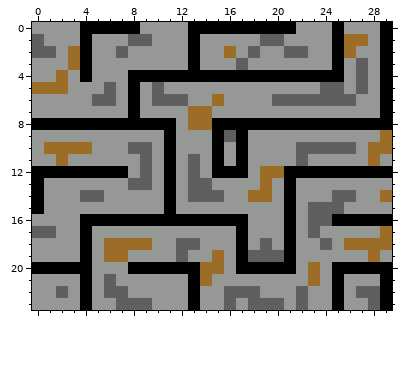
Edited in one commit: pixel-art sprite (levels/level3.png). The first picture shows the starting point.
The file is 30x24 pixels.
And afterwards:
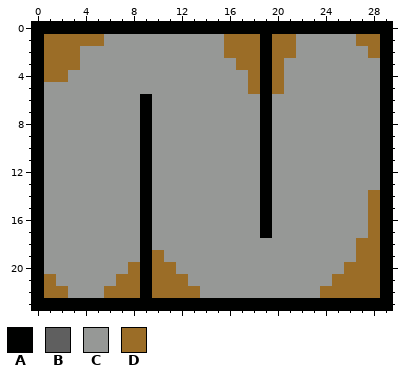
Palette (. is transparent): A #000100  B #5f5f5f  C #969896  D #9b6d27
Diff:
@@ x 0..29 @@
- 0 CCCCAAAAACCCCAAAAAAAAACCCACCCA
- 1 BCCCACCCBBCCCACCCCCBBCCCCADDCA
- 2 BBCDACCBCCCCCACCDCBCCBBCCADCCA
- 3 CCCDACCCCCCCCACCCBCCCCCCCACBCA
- 4 CCDCACCCAAAAAAAAAAAAAAAAAACBCA
- 5 DDDCCCBCACBCCCCCCCCCCCCCBBCBCA
- 6 CCCCCBBCACBBBCCDCCCCBBBBBBBCCA
- 7 CCCCCCCCACCCCDDCCCCCCCCCCCCCCA
- 8 AAAAAAAAAAAACDDAAAAAAAAAAAAAAA
- 9 CCCCCCCCCCCACCCABACCCCCCCCCCCD
-10 CDDDDCCCBBCACCCACACCCCBBBBBCDD
-11 CCDCCCCCCBCACBCACACCCCBCCCCCDC
-12 AAAAAAAACBCACBCAAACDDAAAAAAAAA
-13 ACCCCCCCBBCACBBCCCCDCACCCCCCCC
-14 ACCCBBCCCCCACBBBCCDDCACCCBBCCD
-15 ACCCCCCCCCCACCCCCCCCCACBBBCCCC
-16 CCCCAAAAAAAAAAAAAACCCACBBAAAAA
-17 BBCCACCCCCCCCCCCCACCCACBCCCCCD
-18 CCCCACDDDDCCBBCCCACBCACCBCDDDD
-19 CCCCACDDCCCCBCCDCABBBACCCCCCDC
-20 AAAAACCCAAAAAADDCAAAAACDCAAAAA
-21 CCCCACBCCCCCCADCCCCCCCCDCACCCA
-22 CCBCACBBCCCCCACCBBBCCCBCCACBBA
-23 CCCCACCBBBCCCACCBCBBBCBCCACCBA
+ 0 AAAAAAAAAAAAAAAAAAAAAAAAAAAAAA
+ 1 ADDDDDCCCCCCCCCCDDDADDCCCCCDDA
+ 2 ADDDCCCCCCCCCCCCDDDADDCCCCCCDA
+ 3 ADDDCCCCCCCCCCCCCDDADCCCCCCCCA
+ 4 ADDCCCCCCCCCCCCCCCDADCCCCCCCCA
+ 5 ACCCCCCCCCCCCCCCCCDADCCCCCCCCA
+ 6 ACCCCCCCCACCCCCCCCCACCCCCCCCCA
+ 7 ACCCCCCCCACCCCCCCCCACCCCCCCCCA
+ 8 ACCCCCCCCACCCCCCCCCACCCCCCCCCA
+ 9 ACCCCCCCCACCCCCCCCCACCCCCCCCCA
+10 ACCCCCCCCACCCCCCCCCACCCCCCCCCA
+11 ACCCCCCCCACCCCCCCCCACCCCCCCCCA
+12 ACCCCCCCCACCCCCCCCCACCCCCCCCCA
+13 ACCCCCCCCACCCCCCCCCACCCCCCCCCA
+14 ACCCCCCCCACCCCCCCCCACCCCCCCCDA
+15 ACCCCCCCCACCCCCCCCCACCCCCCCCDA
+16 ACCCCCCCCACCCCCCCCCACCCCCCCCDA
+17 ACCCCCCCCACCCCCCCCCACCCCCCCCDA
+18 ACCCCCCCCACCCCCCCCCCCCCCCCCDDA
+19 ACCCCCCCCADCCCCCCCCCCCCCCCCDDA
+20 ACCCCCCCDADDCCCCCCCCCCCCCCDDDA
+21 ADCCCCCDDADDDCCCCCCCCCCCCDDDDA
+22 ADDCCCDDDADDDDCCCCCCCCCCDDDDDA
+23 AAAAAAAAAAAAAAAAAAAAAAAAAAAAAA
Boxes around the changes in both pictures, in picture pixels (x1, y1, x2, y2):
changed: (32, 22, 392, 310)
